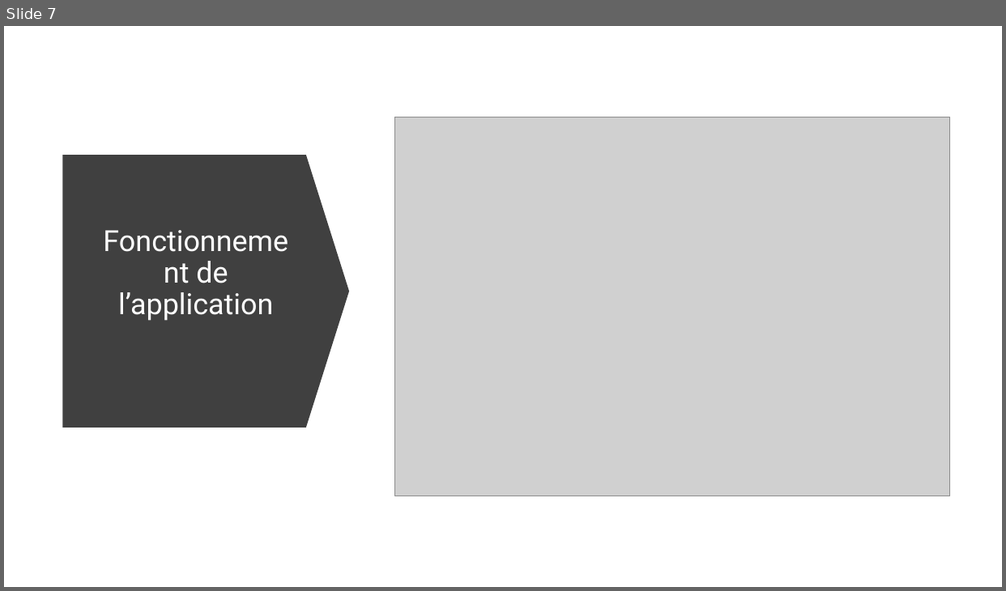
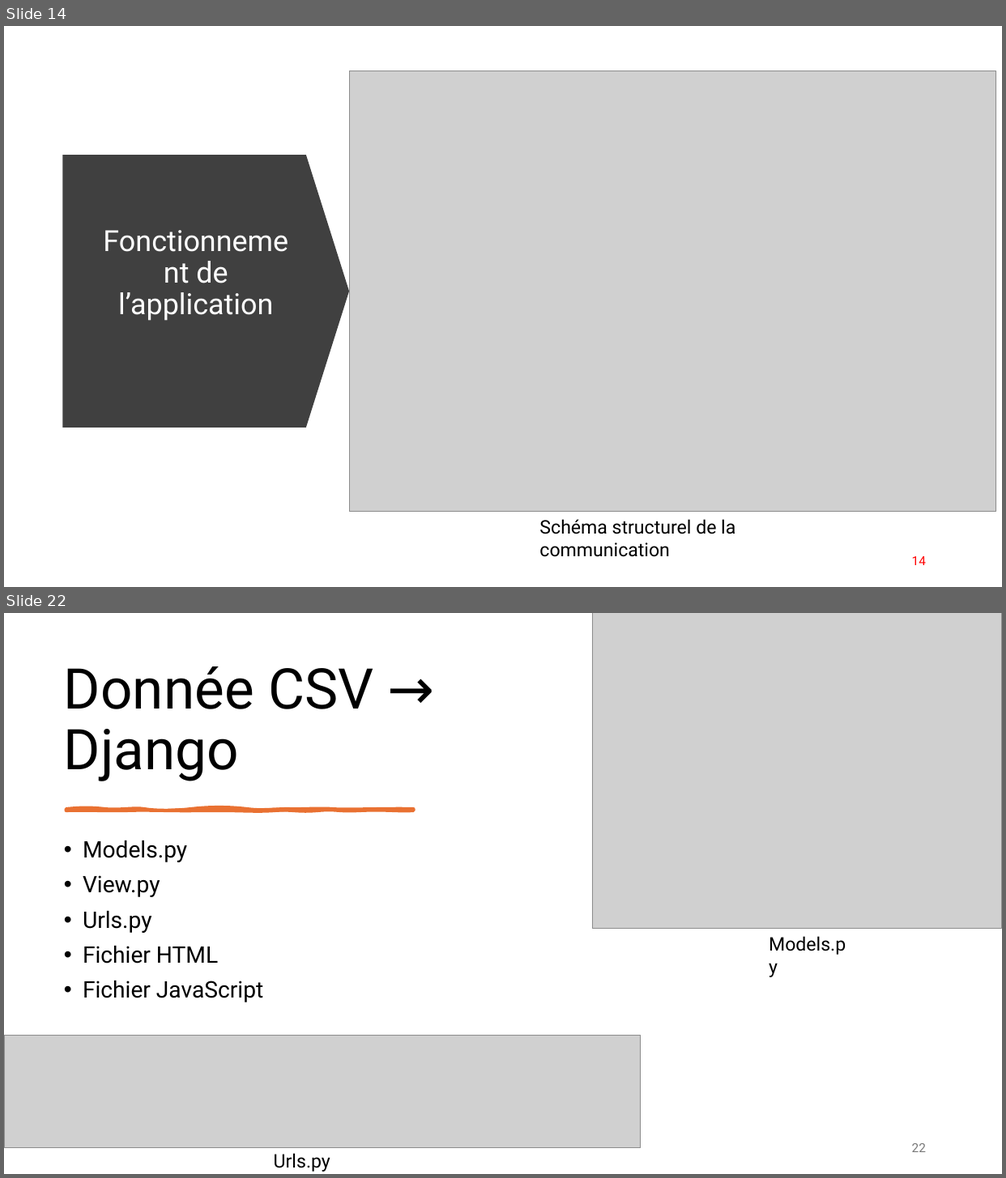
Before and after one commit to Eliott-07/Centrale-PV-Securisee-2026, a slide deck: docs/Présentation_Projet_SMACP.pptx. Shown one above the other, each under a label of ours: slide 7 before the commit, slides 14 and 22 after it; the slides between them are not shown. The pictures are 1006x591 and 1006x1178 pixels, drawn with LibreOffice and Linux fonts; fonts in the diff are those of the drawing; grey boxes stand for pictures. Boxes give left, top, right and bottom in pixels: in the first picture for what was removed or moved away, otherwise in the second. Text is boxed around its words. In the diff, an @@ line names an element or a change of style, - is before the commit and + after.

```diff
--- a/docs/Présentation_Projet_SMACP.pptx
+++ b/docs/Présentation_Projet_SMACP.pptx
@@ slide 22 added at <box>4,613,1002,1174</box>, background #FFFFFF @@
@@ picture added at <box>592,613,1002,929</box> @@
@@ title added at <box>64,666,373,781</box>, 54 pt, text #000000 @@
+Donnée CSV → Django
@@ freeform shape added at <box>66,809,414,811</box>, fill #E97132, outline #E97132 3.25 pt @@
@@ text added at <box>83,840,263,1003</box>, 22 pt, text #000000 @@
+• Models.py
+• View.py
+• Urls.py
+• Fichier HTML
+• Fichier JavaScript
@@ text added at <box>769,936,846,955</box>, 18 pt, text #000000 @@
+Models.py
@@ picture added at <box>5,1035,641,1148</box> @@
@@ page number added at <box>912,1144,926,1152</box>, 12 pt, text #797979 @@
+22
@@ text added at <box>274,1153,330,1172</box>, 18 pt, text #000000 @@
+Urls.py
@@ what was slide 7 is now slide 14 @@
@@ slide 14 changed as well @@
@@ picture: place and size @@
-picture at <box>394,118,950,496</box>
+picture at <box>349,71,996,513</box>
@@ text added at <box>539,519,735,557</box>, 18 pt, text #000000 @@
+Schéma structurel de la communication
@@ page number added at <box>912,557,926,565</box>, 12 pt, text #FF0000 @@
+14
```
Also in this commit, not shown: 6 other slides changed, 20 other slides added, 3 slides removed, 2 other files.
